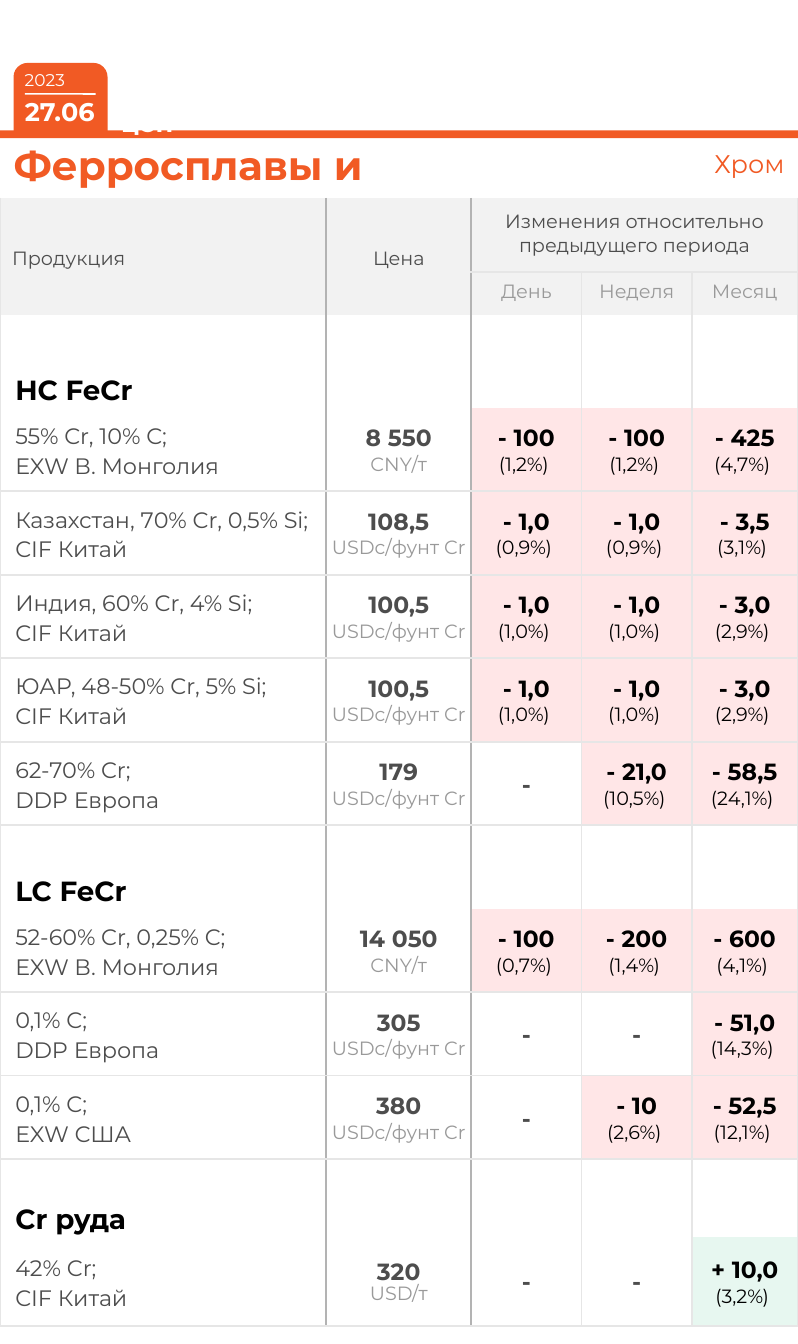
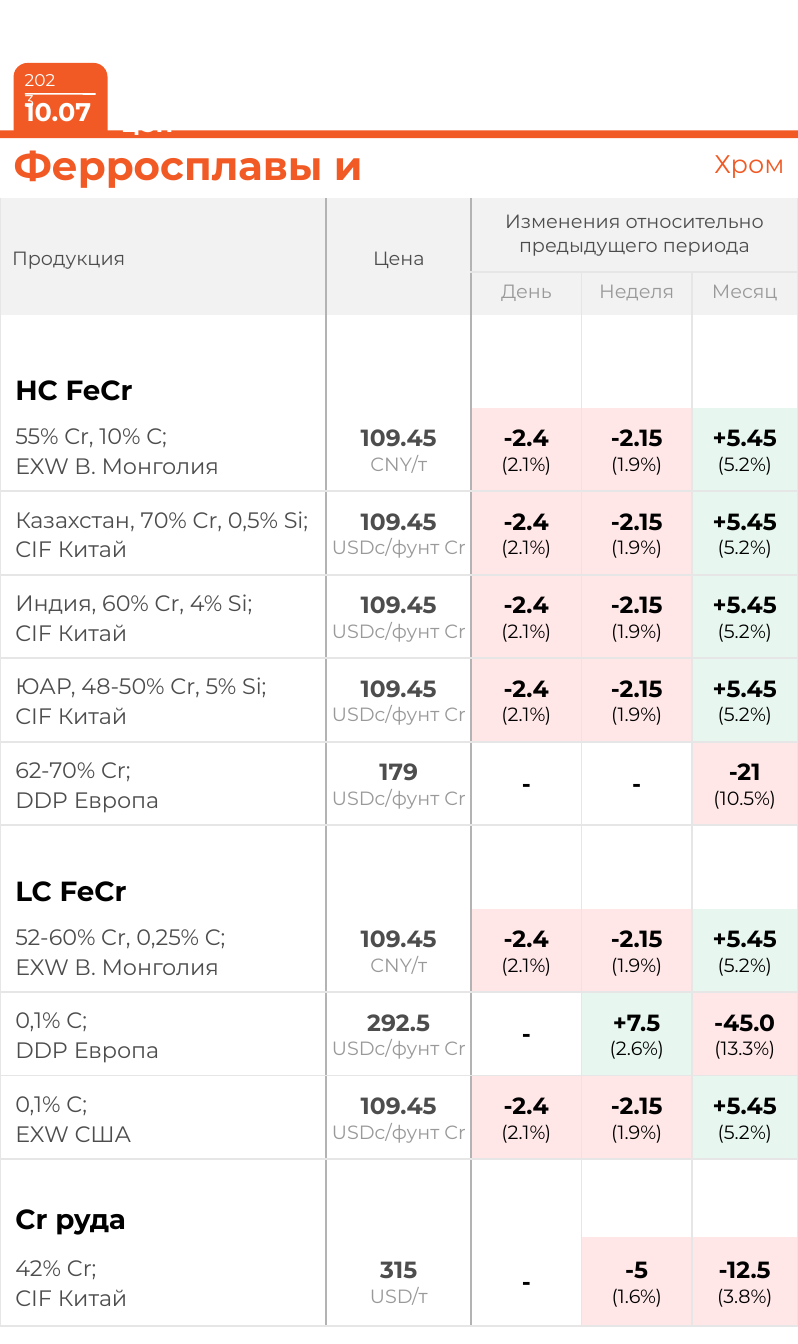
Before and after one commit to ddertopod/tgbot, a slide deck: slide 4 of updated_example.pptx. Drawn at 798x1344 pixels with LibreOffice and Linux fonts; fonts in the diff are those of the drawing; background and template pictures are left out. Boxes give left, top, right and bottom in pixels: in the first picture for what was removed or moved away, otherwise in the second. Text is boxed around its words. In the diff, an @@ line names an element or a change of style, - is before the commit and + after.

```diff
--- a/updated_example.pptx
+++ b/updated_example.pptx
@@ text at [25, 96, 91, 122]: text changed @@
-27.06
+10.07
@@ table at [0, 198, 796, 1325] @@
-row 4: 55% Cr, 10% C; / EXW В. Монголия | 8 550 / CNY/т | - 100 (1,2%) | - 100 (1,2%) | - 425 (4,7%)
+row 4: 55% Cr, 10% C; / EXW В. Монголия | 109.45 / CNY/т | -2.4 / (2.1%) | -2.15 / (1.9%) | +5.45 / (5.2%)
-row 5: Казахстан, 70% Cr, 0,5% Si; / CIF Китай | 108,5 / USDc/фунт Cr | - 1,0 (0,9%) | - 1,0 (0,9%) | - 3,5 (3,1%)
+row 5: Казахстан, 70% Cr, 0,5% Si; / CIF Китай | 109.45 / USDc/фунт Cr | -2.4 / (2.1%) | -2.15 / (1.9%) | +5.45 / (5.2%)
-row 6: Индия, 60% Cr, 4% Si; / CIF Китай | 100,5 / USDc/фунт Cr | - 1,0 (1,0%) | - 1,0 (1,0%) | - 3,0 (2,9%)
+row 6: Индия, 60% Cr, 4% Si; / CIF Китай | 109.45 / USDc/фунт Cr | -2.4 / (2.1%) | -2.15 / (1.9%) | +5.45 / (5.2%)
-row 7: ЮАР, 48-50% Cr, 5% Si; CIF Китай | 100,5 / USDc/фунт Cr | - 1,0 (1,0%) | - 1,0 (1,0%) | - 3,0 (2,9%)
+row 7: ЮАР, 48-50% Cr, 5% Si; CIF Китай | 109.45 / USDc/фунт Cr | -2.4 / (2.1%) | -2.15 / (1.9%) | +5.45 / (5.2%)
-row 8, column 4: - 21,0 (10,5%)
+row 8, column 4: -
-row 8, column 5: - 58,5 (24,1%)
+row 8, column 5: -21 / (10.5%)
-row 10: 52-60% Cr, 0,25% C; / EXW В. Монголия | 14 050 / CNY/т | - 100 (0,7%) | - 200 (1,4%) | - 600 (4,1%)
+row 10: 52-60% Cr, 0,25% C; / EXW В. Монголия | 109.45 / CNY/т | -2.4 / (2.1%) | -2.15 / (1.9%) | +5.45 / (5.2%)
-row 11: 0,1% C; / DDP Европа | 305 / USDc/фунт Cr | - | - | - 51,0 (14,3%)
+row 11: 0,1% C; / DDP Европа | 292.5 / USDc/фунт Cr | - | +7.5 / (2.6%) | -45.0 / (13.3%)
-row 12: 0,1% C; / EXW США | 380 / USDc/фунт Cr | - | - 10 (2,6%) | - 52,5 (12,1%)
+row 12: 0,1% C; / EXW США | 109.45 / USDc/фунт Cr | -2.4 / (2.1%) | -2.15 / (1.9%) | +5.45 / (5.2%)
-row 14: 42% Cr; / CIF Китай | 320 / USD/т | - | - | + 10,0 (3,2%)
+row 14: 42% Cr; / CIF Китай | 315 / USD/т | - | -5 / (1.6%) | -12.5 / (3.8%)
@@ fill #FFE6E7 to #E7F7F0 in 6 cells @@
@@ fill none to #FFFFFF in 3 cells @@
@@ fill #FFE6E7 to #FFFFFF in row 8, column 4 @@
@@ fill none to #E7F7F0 in row 11, column 4 @@
@@ fill none to #FFE6E7 in 2 cells @@
@@ fill #E7F7F0 to #FFE6E7 in row 14, column 5 @@
@@ text colour #4D4D4D to #000000 in "-", "-", "-" @@
@@ line spacing 14pt to 1 @@
```
Also in this commit, not shown: 1 other slide changed, 17 other files.
